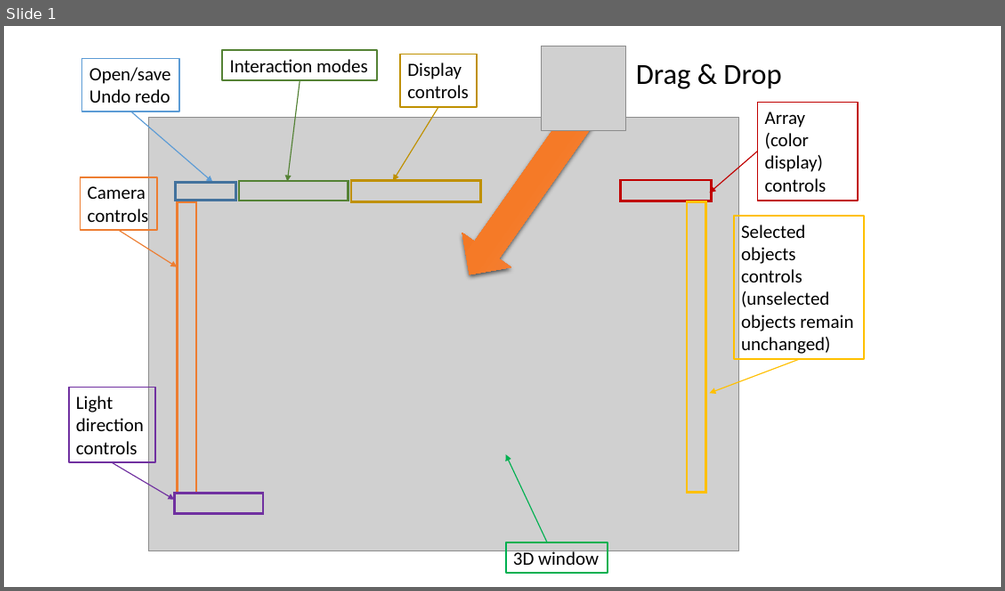
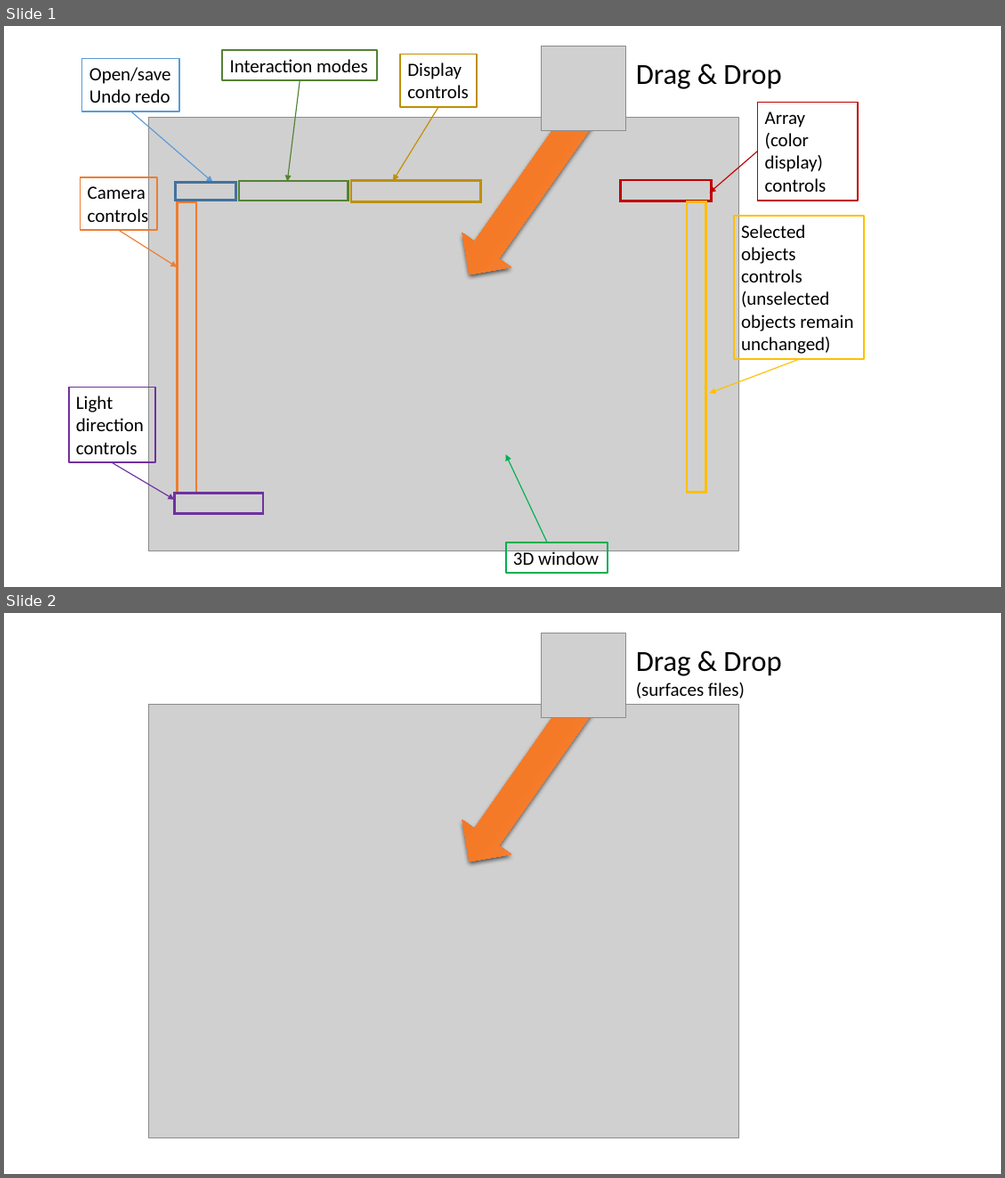
Before and after one commit to morphomuseum/MorphoDig-User-Guide, a slide deck: images/03/gui.pptx. Shown one above the other, each under a label of ours: slide 1 before the commit, slides 1 and 2 after it. The pictures are 1005x591 and 1005x1178 pixels, drawn with LibreOffice and Linux fonts; fonts in the diff are those of the drawing; grey boxes stand for pictures. Boxes give left, top, right and bottom in pixels: in the first picture for what was removed or moved away, otherwise in the second. Text is boxed around its words. In the diff, an @@ line names an element or a change of style, - is before the commit and + after.

```diff
--- a/images/03/gui.pptx
+++ b/images/03/gui.pptx
@@ slide 2 added at (4, 613, 1001, 1174), background #FFFFFF @@
@@ picture added at (542, 633, 626, 718) @@
@@ text added at (636, 652, 781, 698), 18 pt, text #000000 @@
+Drag & Drop
+(surfaces files)
@@ notched right arrow added at (445, 676, 613, 879), fill gradient #F18C57 to #F67B28 to #E56C19 @@
@@ picture added at (148, 705, 738, 1138) @@
```
Also in this commit, not shown: 5 other files.
